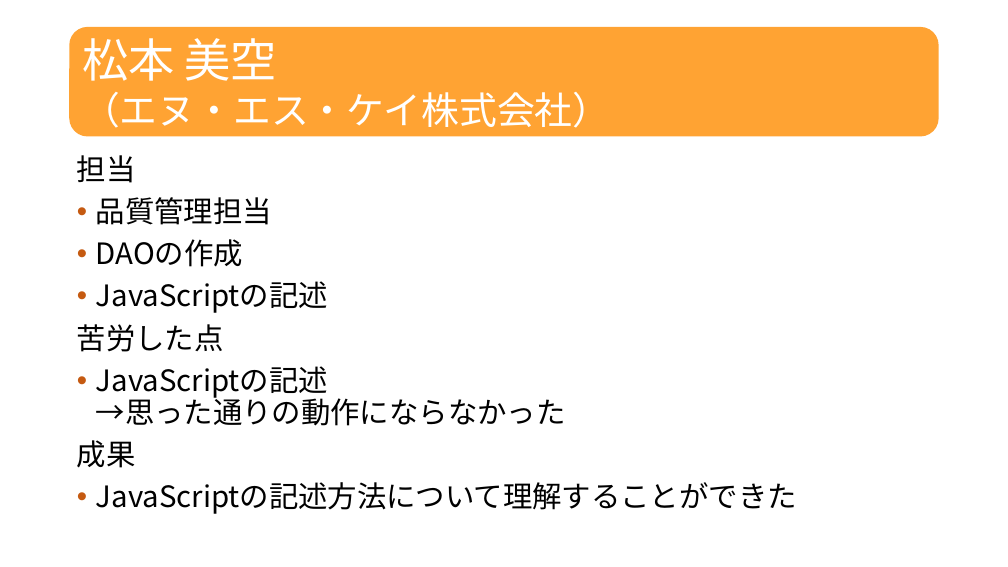
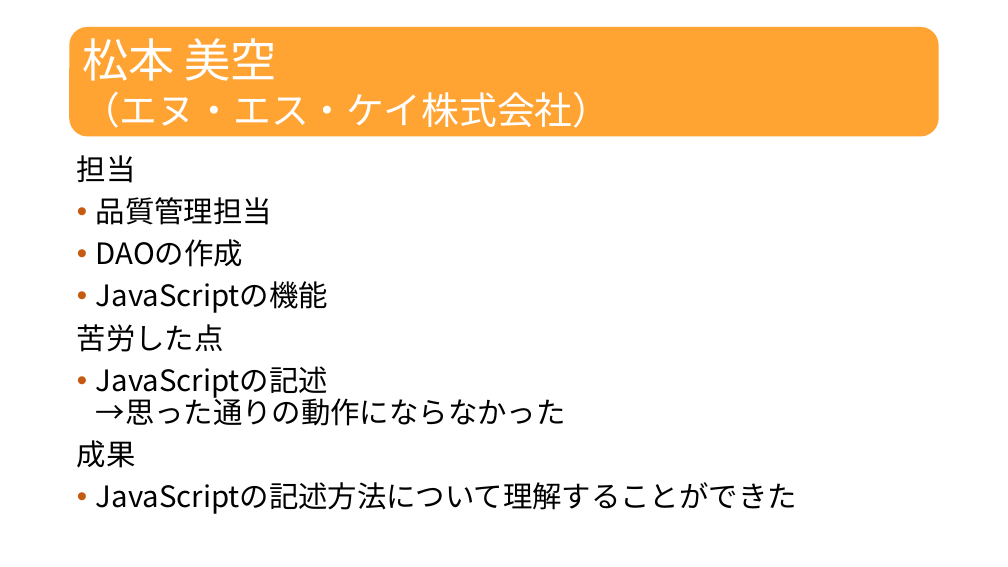
Before and after one commit to dojo2022/F-3, a slide deck: slide 21 of doc/プレゼン資料_F3_なかおっち.pptx. Drawn at 1008x567 pixels with LibreOffice and Linux fonts; fonts in the diff are those of the drawing. Boxes give left, top, right and bottom in pixels: in the first picture for what was removed or moved away, otherwise in the second. Text is boxed around its words. In the diff, an @@ line names an element or a change of style, - is before the commit and + after.

```diff
--- a/doc/プレゼン資料_F3_なかおっち.pptx
+++ b/doc/プレゼン資料_F3_なかおっち.pptx
@@ text at <box>96,281,328,313</box>: text changed @@
-• JavaScriptの記述
+• JavaScriptの機能
```
Also in this commit, not shown: 4 other slides changed, 1 other file.
